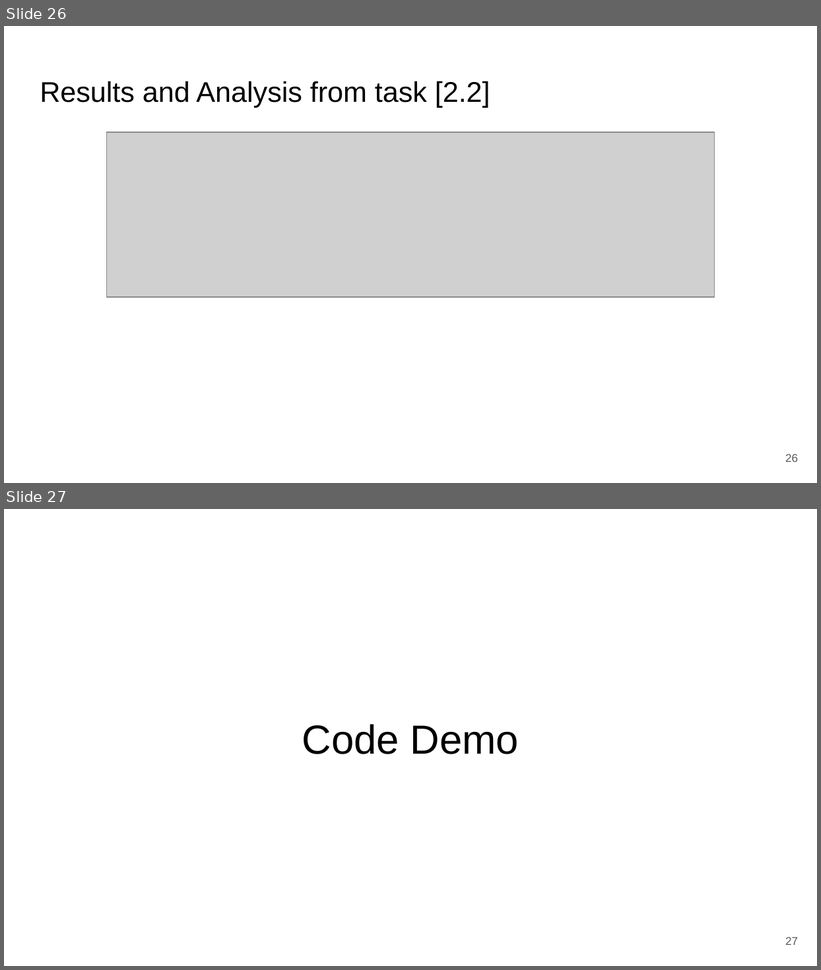
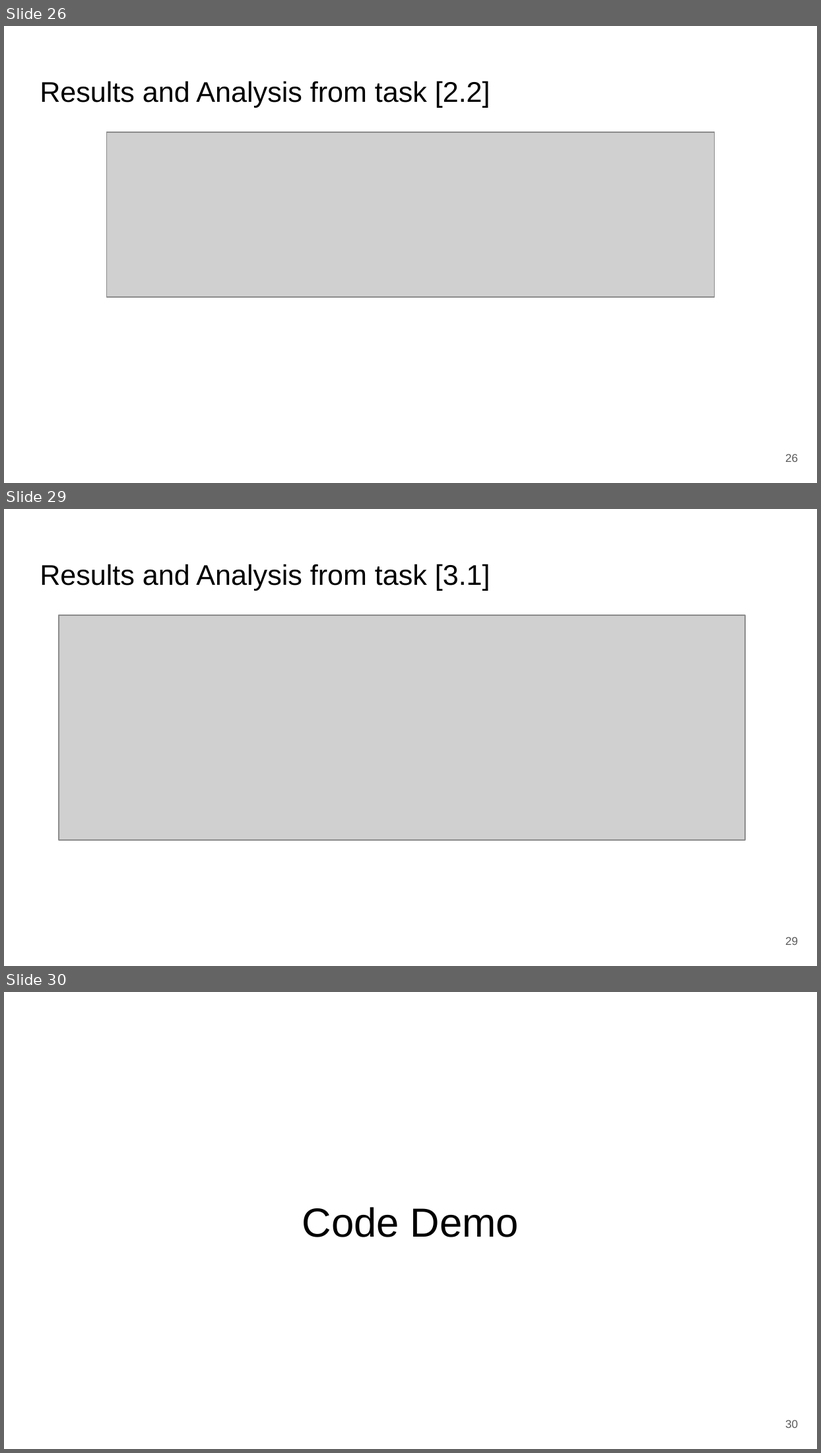
Before and after one commit to zepedrocosta/AA-Projeto2, a slide deck: Slides.pptx. Shown one above the other, each under a label of ours: slides 26 and 27 before the commit, slides 26, 29 and 30 after it; the slides between them are not shown. The pictures are 821x970 and 821x1453 pixels, drawn with LibreOffice and Linux fonts; fonts in the diff are those of the drawing; grey boxes stand for pictures. Boxes give left, top, right and bottom in pixels: in the first picture for what was removed or moved away, otherwise in the second. Text is boxed around its words. In the diff, an @@ line names an element or a change of style, - is before the commit and + after.

Commit message:
refactor task 3.1

```diff
--- a/Slides.pptx
+++ b/Slides.pptx
@@ slide 29 added at (4, 509, 817, 966), background #FFFFFF @@
@@ title added at (40, 564, 490, 590), 25.2 pt, text #000000 @@
+Results and Analysis from task [3.1]
@@ picture added at (59, 615, 745, 841) @@
@@ page number added at (785, 937, 798, 945), 10 pt, text #595959 @@
+29
@@ what was slide 27 is now slide 30 @@
@@ page number at (785, 1420, 798, 1428): text changed @@
-27
+30
```
Also in this commit, not shown: 2 other slides added, 23 other files.
